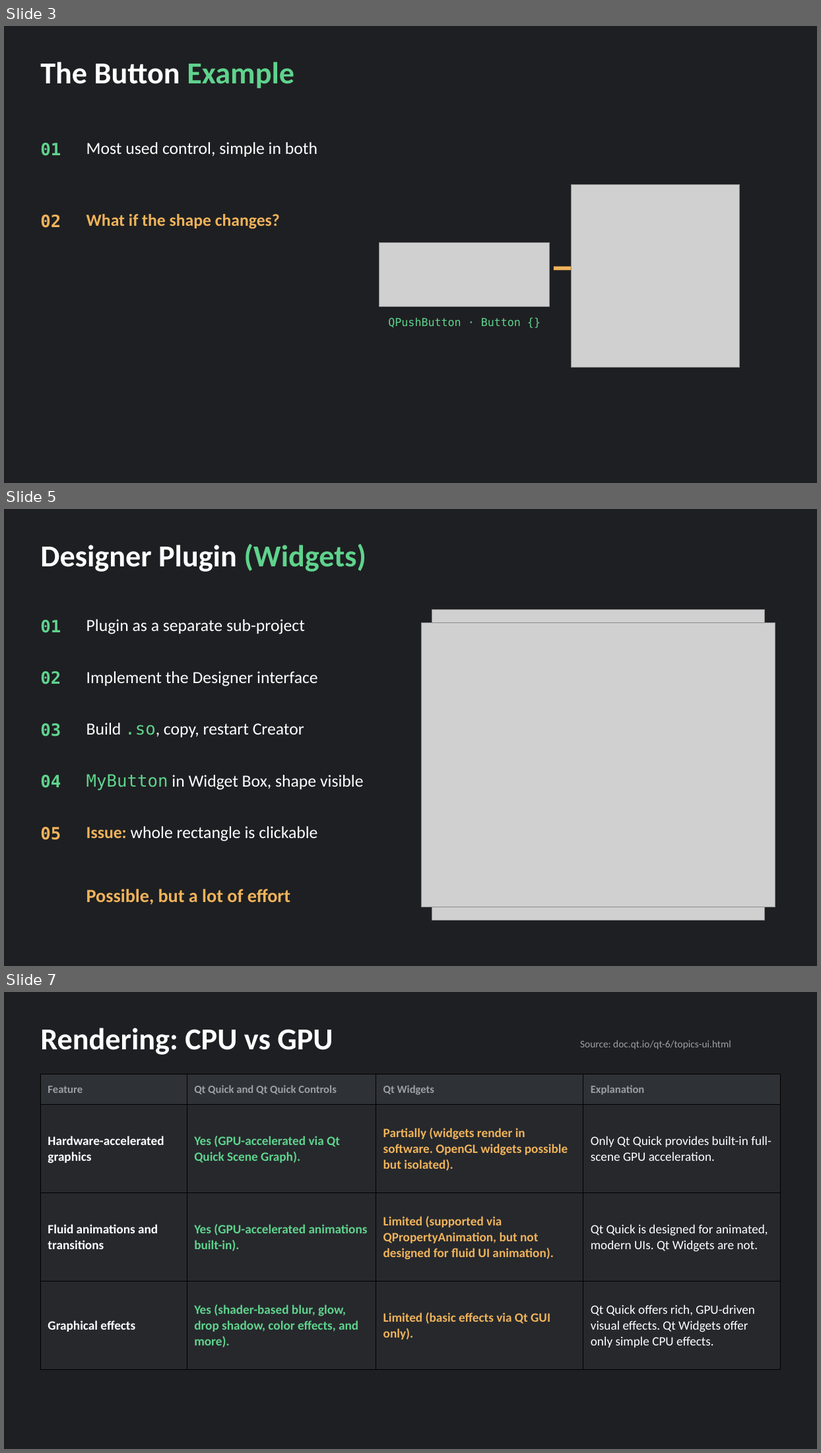
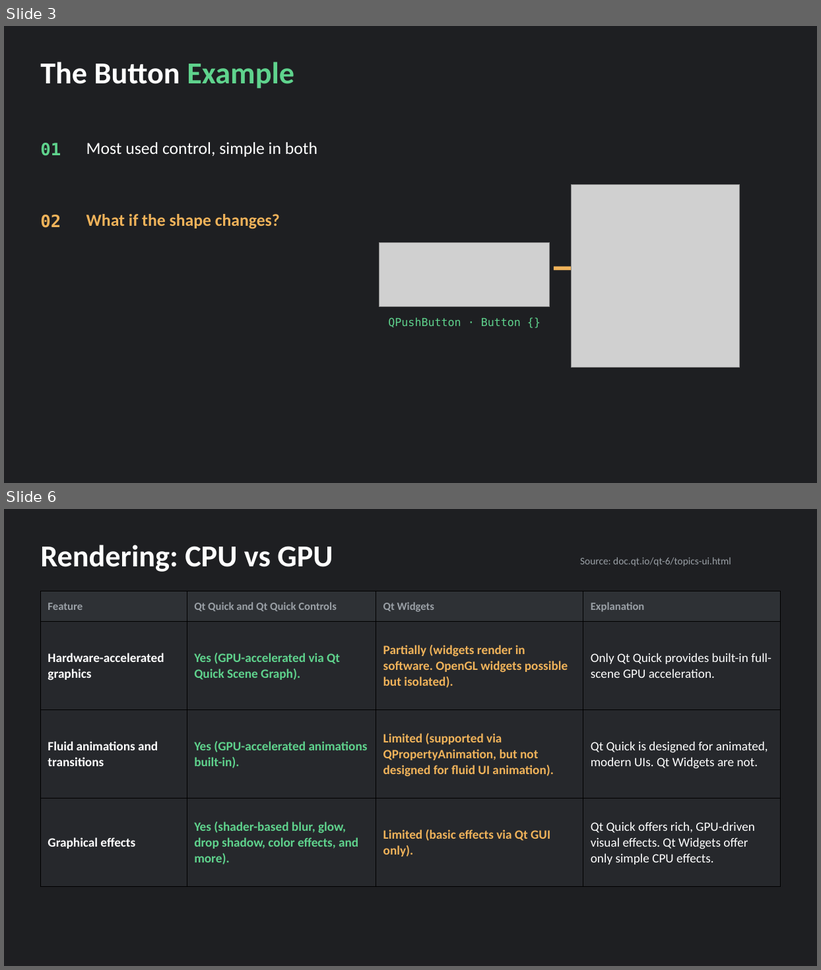
Before and after one commit to canacar7/qt-widgets-vs-qml, a slide deck: presentation/qt-widgets-vs-quick.pptx. Shown one above the other, each under a label of ours: slides 3, 5 and 7 before the commit, slides 3 and 6 after it; the slides between them are not shown. The pictures are 821x1453 and 821x970 pixels, drawn with LibreOffice and Linux fonts; fonts in the diff are those of the drawing; grey boxes stand for pictures. Boxes give left, top, right and bottom in pixels: in the first picture for what was removed or moved away, otherwise in the second. Text is boxed around its words. In the diff, an @@ line names an element or a change of style, - is before the commit and + after.

```diff
--- a/presentation/qt-widgets-vs-quick.pptx
+++ b/presentation/qt-widgets-vs-quick.pptx
@@ slide 5 removed at (4,509,817,966), background #1E1F22 @@
@@ text removed at (40,544,366,572) @@
-Designer Plugin (Widgets)
@@ text removed at (40,620,61,633) @@
-01
@@ text removed at (86,619,305,634) @@
-Plugin as a separate sub-project
@@ picture removed at (422,623,776,908) @@
@@ picture removed at (432,609,765,921) @@
@@ picture removed at (422,630,776,900) @@
@@ text removed at (40,671,61,685) @@
-02
@@ text removed at (86,671,318,687) @@
-Implement the Designer interface
@@ text removed at (40,723,61,737) @@
-03
@@ text removed at (86,723,304,737) @@
-Build .so, copy, restart Creator
@@ text removed at (40,775,61,788) @@
-04
@@ text removed at (86,774,364,790) @@
-MyButton in Widget Box, shape visible
@@ text removed at (40,827,61,840) @@
-05
@@ text removed at (86,826,318,842) @@
-Issue: whole rectangle is clickable
@@ text removed at (86,889,290,905) @@
-Possible, but a lot of effort
@@ what was slide 7 is now slide 6 @@
```
Also in this commit, not shown: 5 slides changed, 3 slides added, 2 other slides removed, 4 other files.
